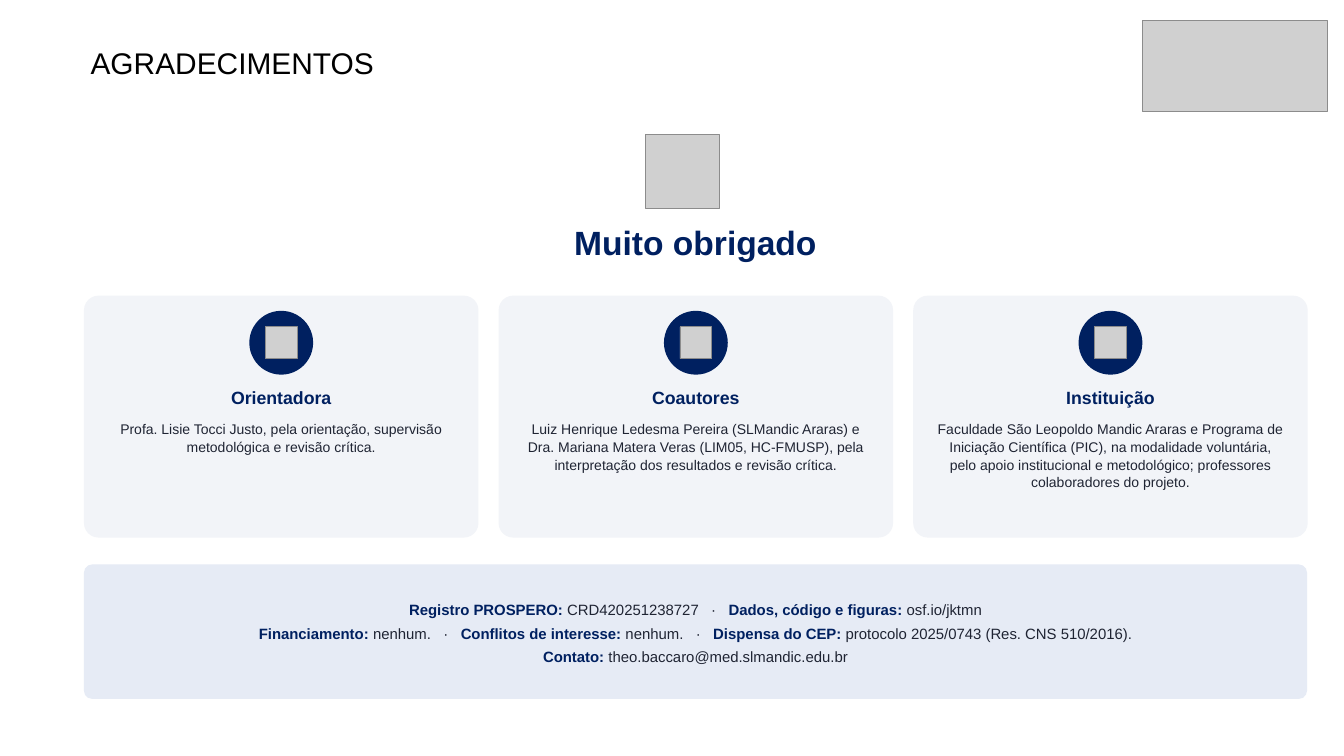
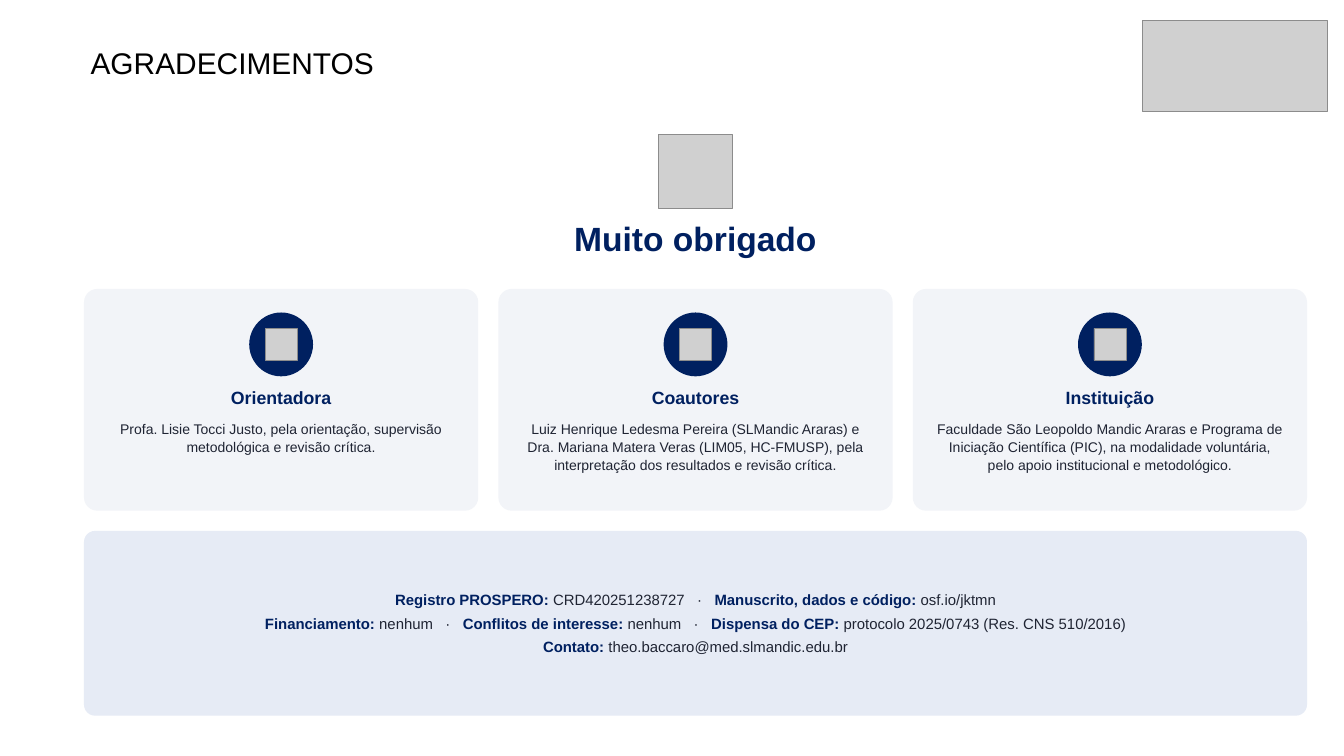
Before and after one commit to ravibuzz/IC-fumaca, a slide deck: slide 20 of apresentacao/SEMICA_Fumaca_Cirurgica_Baccaro.pptx (slide 19 before the commit). Drawn at 1344x756 pixels with LibreOffice and Linux fonts; fonts in the diff are those of the drawing; grey boxes stand for pictures; background and template pictures are left out. Boxes give left, top, right and bottom in pixels: in the first picture for what was removed or moved away, otherwise in the second. Text is boxed around its words. In the diff, an @@ line names an element or a change of style, - is before the commit and + after.

```diff
--- a/apresentacao/SEMICA_Fumaca_Cirurgica_Baccaro.pptx
+++ b/apresentacao/SEMICA_Fumaca_Cirurgica_Baccaro.pptx
@@ picture moved from (x1=645, y1=134, x2=719, y2=208) to (x1=659, y1=134, x2=732, y2=208) @@
@@ text "Muito obrigado" moved from (x1=574, y1=230, x2=817, y2=261) to (x1=574, y1=226, x2=817, y2=258) @@
@@ rounded rectangle resized from (x1=84, y1=296, x2=478, y2=538) to (x1=84, y1=289, x2=478, y2=511) @@
@@ rounded rectangle resized from (x1=499, y1=296, x2=893, y2=538) to (x1=499, y1=289, x2=893, y2=511) @@
@@ rounded rectangle resized from (x1=913, y1=296, x2=1308, y2=538) to (x1=913, y1=289, x2=1307, y2=511) @@
@@ text at (x1=937, y1=424, x2=1283, y2=473): text changed @@
-Faculdade São Leopoldo Mandic Araras e Programa de Iniciação Científica (PIC), na modalidade voluntária, pelo apoio institucional e metodológico; professores colaboradores do projeto.
+Faculdade São Leopoldo Mandic Araras e Programa de Iniciação Científica (PIC), na modalidade voluntária, pelo apoio institucional e metodológico.
@@ rounded rectangle resized from (x1=84, y1=564, x2=1307, y2=699) to (x1=84, y1=531, x2=1307, y2=716) @@
@@ text "Registro PROSPERO: CRD420251238727 · Manuscrito, ..." moved from (x1=259, y1=604, x2=1132, y2=664) to (x1=265, y1=594, x2=1126, y2=654) @@
@@ text at (x1=265, y1=594, x2=1126, y2=632): text changed @@
-Registro PROSPERO: CRD420251238727 · Dados, código e figuras: osf.io/jktmn
-Financiamento: nenhum. · Conflitos de interesse: nenhum. · Dispensa do CEP: protocolo 2025/0743 (Res. CNS 510/2016).
+Registro PROSPERO: CRD420251238727 · Manuscrito, dados e código: osf.io/jktmn
+Financiamento: nenhum · Conflitos de interesse: nenhum · Dispensa do CEP: protocolo 2025/0743 (Res. CNS 510/2016)
```
Also in this commit, not shown: 18 other slides changed, 1 slide added, 26 other files.
